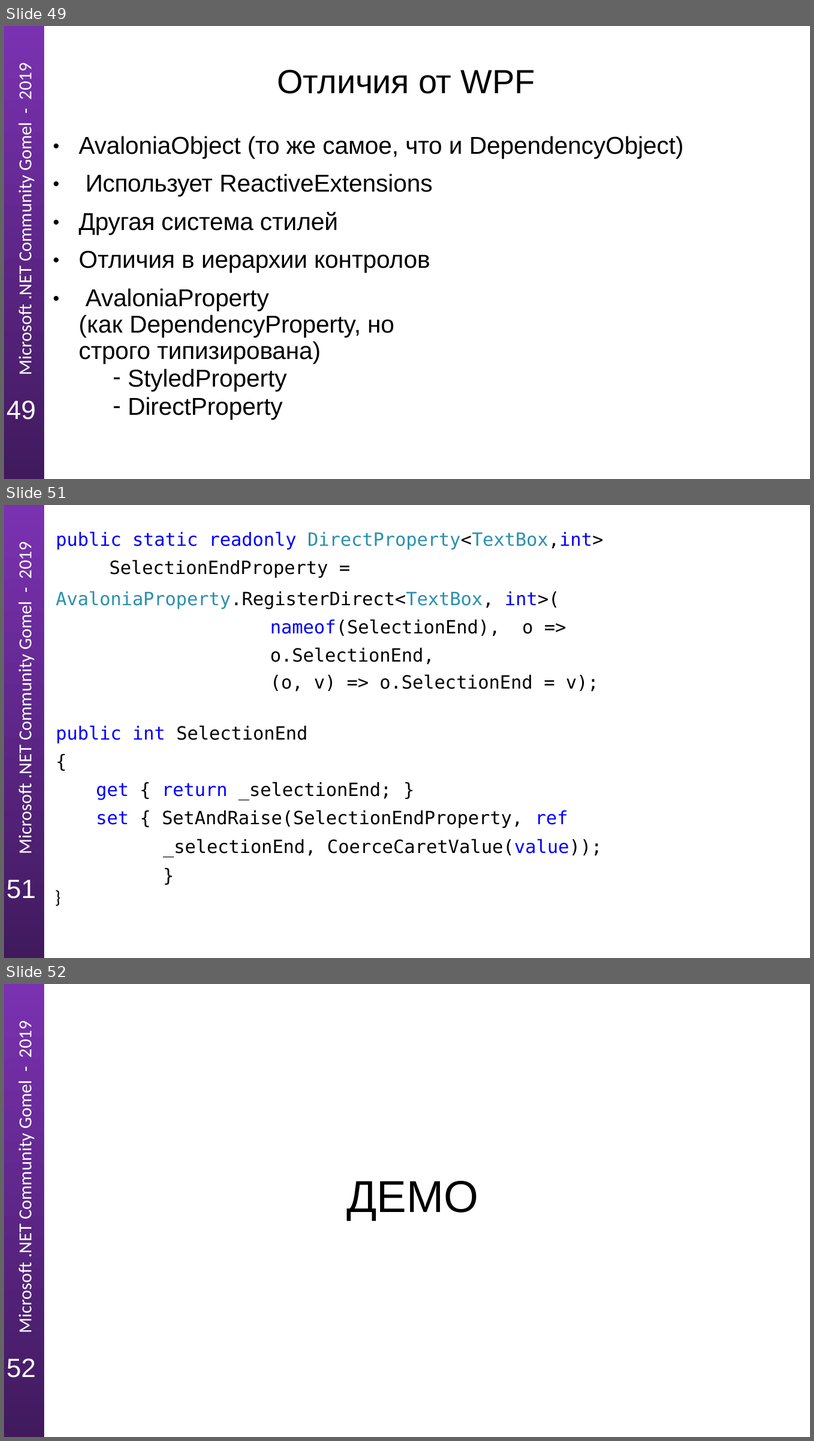
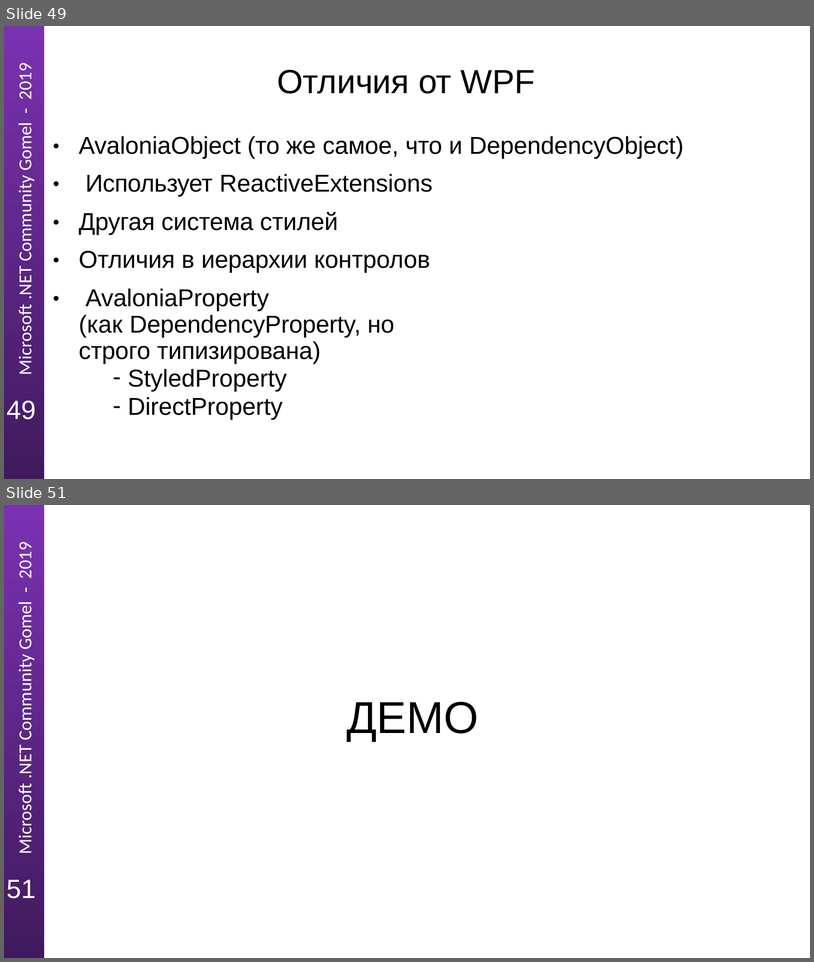
Before and after one commit to Guddiny/NetMeetupGomel20191003, a slide deck: DemoStyles/Presentation/avalonia-UI.pptx. Shown one above the other, each under a label of ours: slides 49, 51 and 52 before the commit, slides 49 and 51 after it; the slides between them are not shown. The pictures are 814x1441 and 814x962 pixels, drawn with LibreOffice and Linux fonts; fonts in the diff are those of the drawing. Boxes give left, top, right and bottom in pixels: in the first picture for what was removed or moved away, otherwise in the second. Text is boxed around its words. In the diff, an @@ line names an element or a change of style, - is before the commit and + after.

```diff
--- a/DemoStyles/Presentation/avalonia-UI.pptx
+++ b/DemoStyles/Presentation/avalonia-UI.pptx
@@ slide 51 removed at (x1=4, y1=505, x2=810, y2=958), background #FFFFFF; not listed: 2 template elements that a slide beside it also shows @@
@@ text removed at (x1=56, y1=531, x2=603, y2=856) @@
-public static readonly DirectProperty<TextBox,int> SelectionEndProperty =
-AvaloniaProperty.RegisterDirect<TextBox, int>(
-nameof(SelectionEnd), o => o.SelectionEnd,
-(o, v) => o.SelectionEnd = v);
-public int SelectionEnd
-{
-get { return _selectionEnd; }
-set { SetAndRaise(SelectionEndProperty, ref
-_selectionEnd, CoerceCaretValue(value)); }
-}
@@ page number removed at (x1=6, y1=879, x2=36, y2=899) @@
-51
@@ what was slide 52 is now slide 51 @@
@@ page number at (x1=6, y1=879, x2=36, y2=899): text changed @@
-52
+51
```
Also in this commit, not shown: 4 slides changed.
